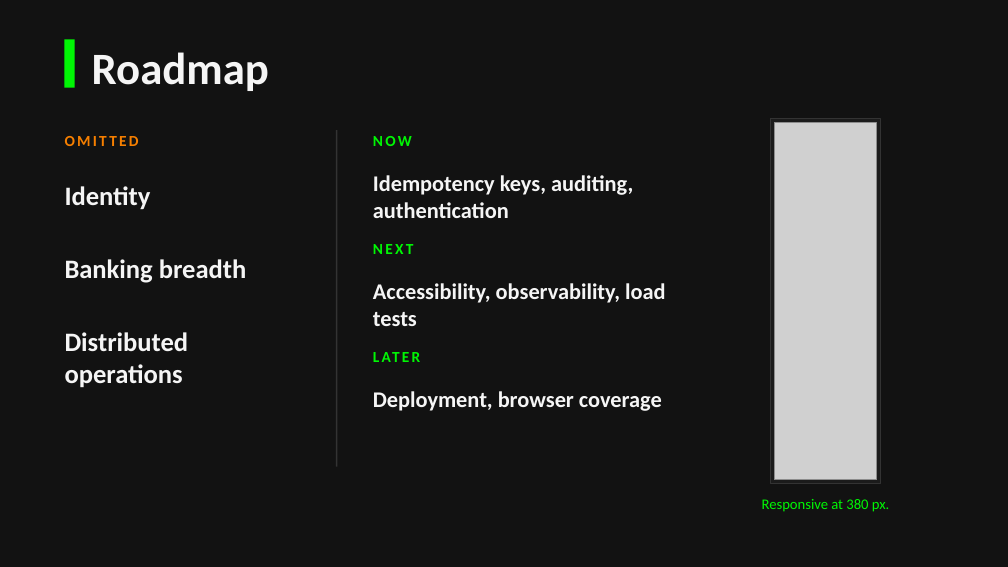
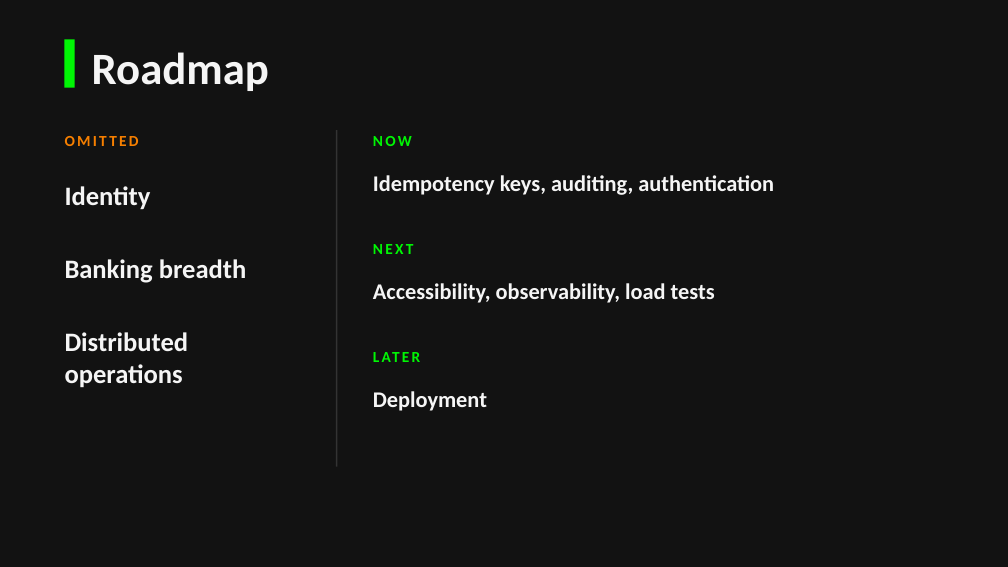
Before and after one commit to johndifini/atm, a slide deck: slide 7 of design/atm-deck.pptx. Drawn at 1008x567 pixels with LibreOffice and Linux fonts; fonts in the diff are those of the drawing; grey boxes stand for pictures. Boxes give left, top, right and bottom in pixels: in the first picture for what was removed or moved away, otherwise in the second. Text is boxed around its words. In the diff, an @@ line names an element or a change of style, - is before the commit and + after.

```diff
--- a/design/atm-deck.pptx
+++ b/design/atm-deck.pptx
@@ rectangle removed at bbox=[770, 119, 881, 484] @@
@@ picture removed at bbox=[774, 123, 877, 480] @@
@@ text "Idempotency keys, auditing, authentication" rewrapped from bbox=[373, 175, 633, 218] to bbox=[373, 175, 774, 195] @@
@@ text "Accessibility, observability, load tests" rewrapped from bbox=[373, 283, 665, 326] to bbox=[373, 283, 715, 303] @@
@@ text at bbox=[373, 391, 487, 411]: text changed @@
-Deployment, browser coverage
+Deployment
@@ text removed at bbox=[762, 499, 889, 512] @@
-Responsive at 380 px.
```
Also in this commit, not shown: 2 other files.
